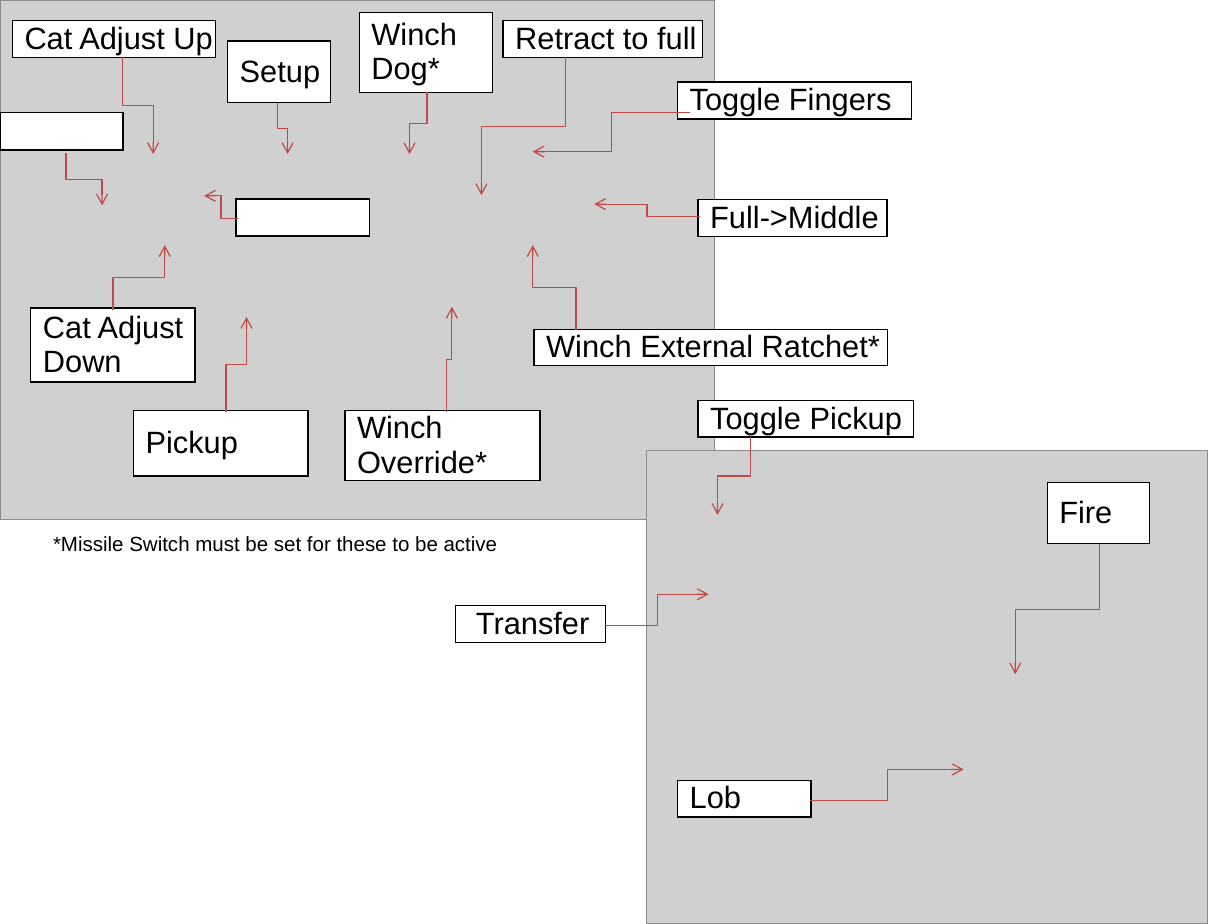
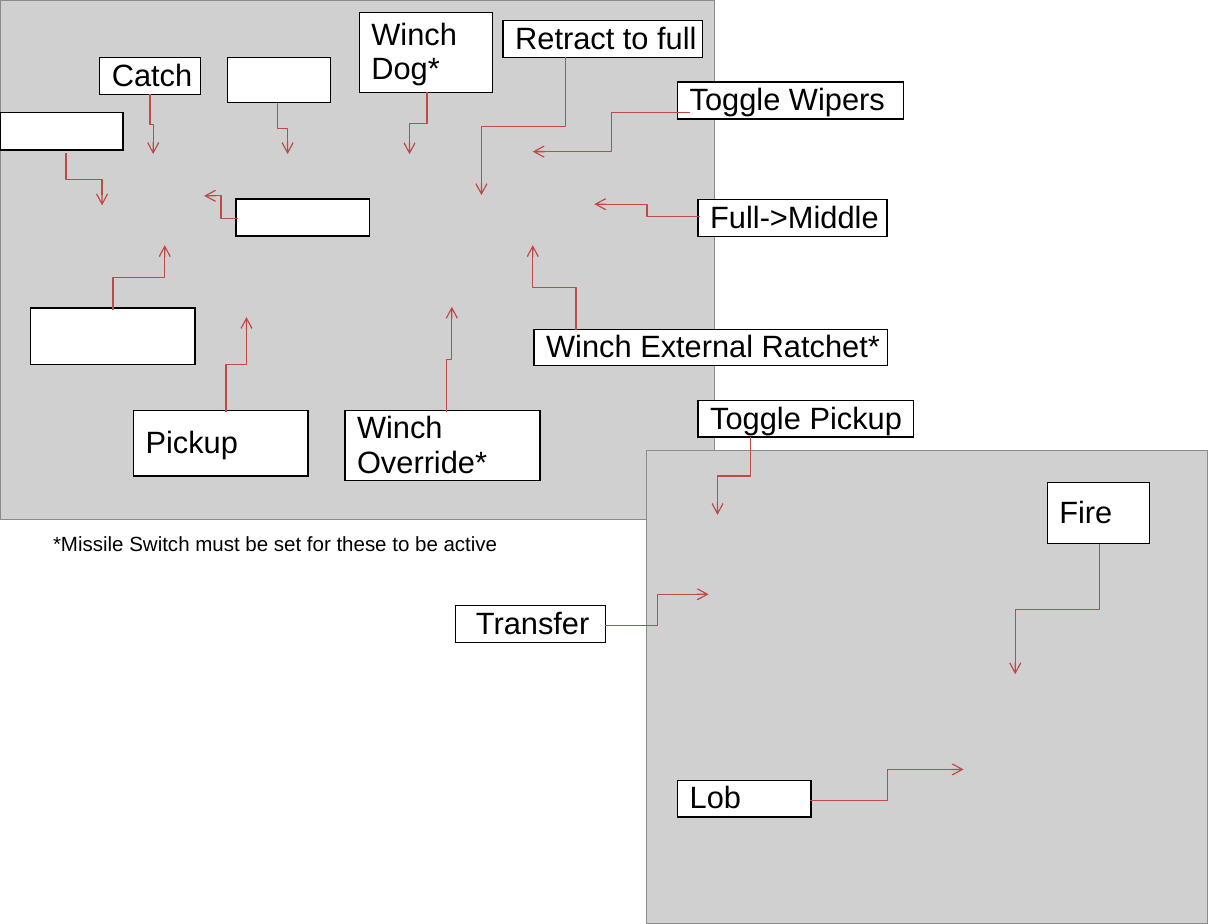
Before and after one commit to BobcatRobotics-Archive/2014, a slide deck: slide 1 of ControllerLayout.ppt. Drawn at 1232x924 pixels with LibreOffice and Linux fonts; fonts in the diff are those of the drawing; grey boxes stand for pictures. Boxes give left, top, right and bottom in pixels: in the first picture for what was removed or moved away, otherwise in the second. Text is boxed around its words. In the diff, an @@ line names an element or a change of style, - is before the commit and + after.

```diff
--- a/ControllerLayout.ppt
+++ b/ControllerLayout.ppt
@@ rectangle "Catch": place and size @@
-rectangle "Catch" at (12, 21, 216, 58)
+rectangle "Catch" at (100, 58, 201, 95)
@@ rectangle: place and size @@
-rectangle at (228, 41, 330, 102)
+rectangle at (228, 58, 330, 102)
@@ text in rectangle at (112, 63, 192, 87): text changed @@
-Cat Adjust Up
+Catch
@@ text in rectangle at (240, 60, 320, 87): text removed @@
-Setup
@@ rectangle "Toggle Wipers": place and size @@
-rectangle "Toggle Wipers" at (678, 83, 912, 120)
+rectangle "Toggle Wipers" at (678, 83, 903, 120)
@@ text in rectangle at (690, 87, 885, 116): text changed @@
-Toggle Fingers
+Toggle Wipers
@@ elbow arrow moved from (122, 58) - (153, 154) to (150, 95) - (153, 154) @@
@@ rectangle: place and size @@
-rectangle at (31, 308, 195, 382)
+rectangle at (31, 308, 195, 365)
@@ text in rectangle at (43, 315, 184, 373): text removed @@
-Cat Adjust
-Down
```
Also in this commit, not shown: 12 other files.
